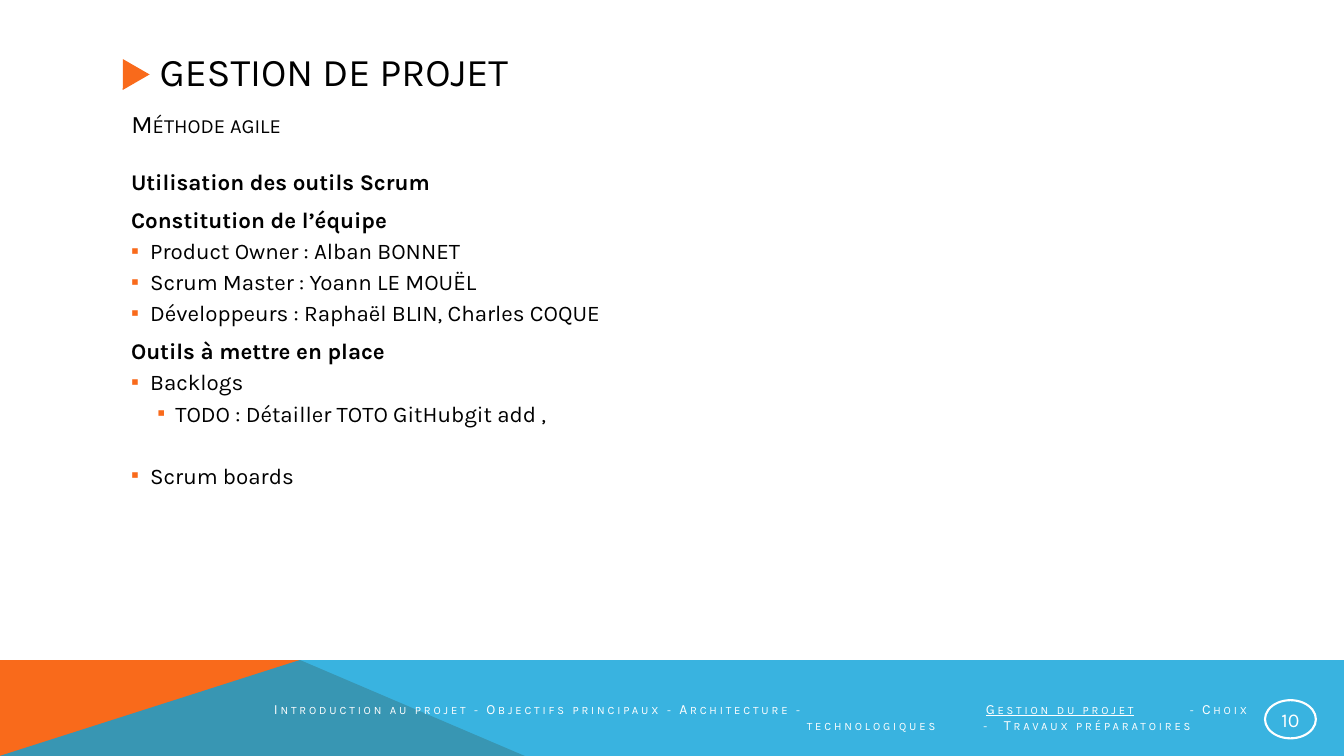
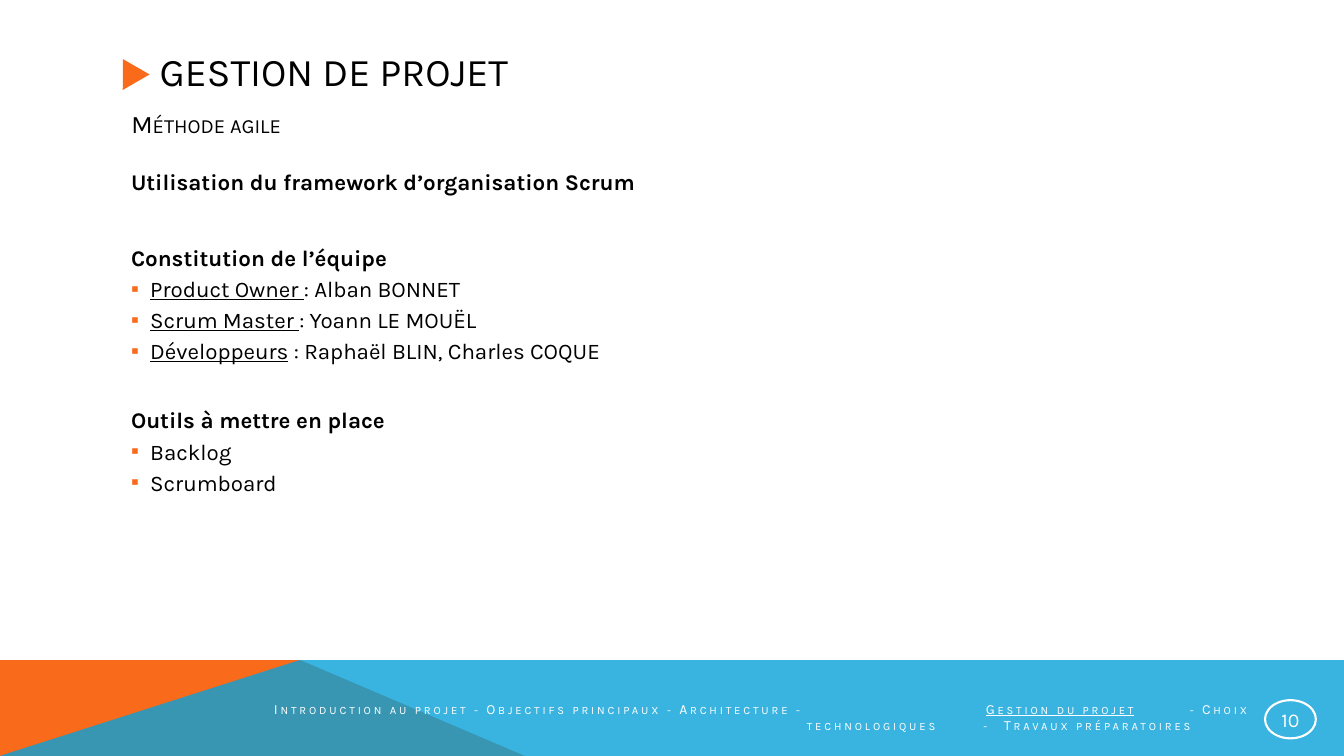
Before and after one commit to NotAVeryIntelligentSystem/NARVIS, a slide deck: slide 10 of Presentation/PrésentationNarvis_2.pptx. Drawn at 1344x756 pixels with LibreOffice and Linux fonts; fonts in the diff are those of the drawing. Boxes give left, top, right and bottom in pixels: in the first picture for what was removed or moved away, otherwise in the second. Text is boxed around its words. In the diff, an @@ line names an element or a change of style, - is before the commit and + after.

```diff
--- a/Presentation/PrésentationNarvis_2.pptx
+++ b/Presentation/PrésentationNarvis_2.pptx
@@ text at [131, 174, 635, 196]: text changed @@
-Utilisation des outils Scrum
+Utilisation du framework d’organisation Scrum
@@ text at [150, 281, 600, 365]: underline on in "Product Owner", "Scrum Master", "Développeurs" @@
@@ text at [150, 444, 277, 492]: text changed @@
-  ▪ Backlogs
-    ▪ TODO : Détailler TOTO GitHubgit add ,
-  ▪ Scrum boards
+  ▪ Backlog
+  ▪ Scrumboard
```
Also in this commit, not shown: 6 other slides changed, 1 slide added.
